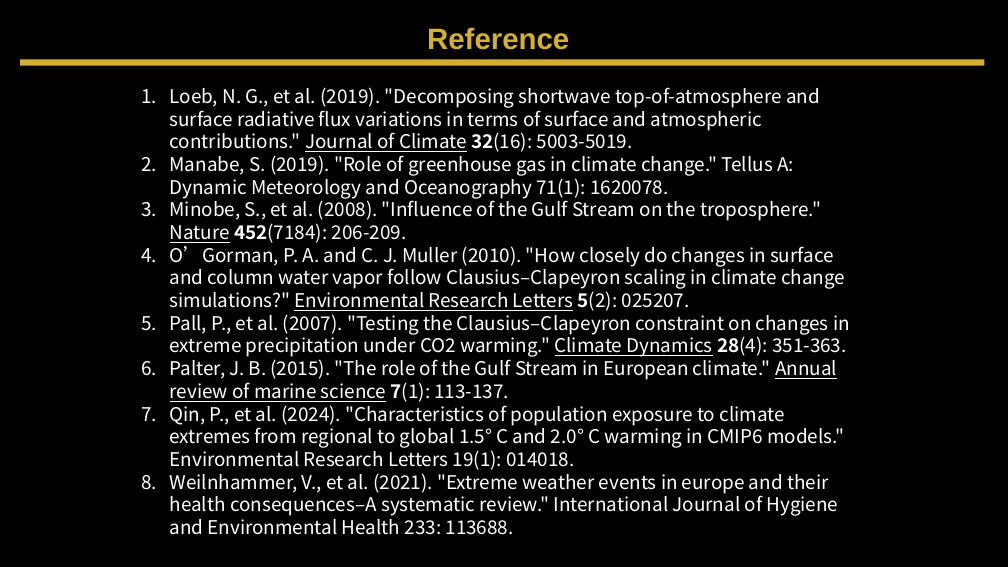
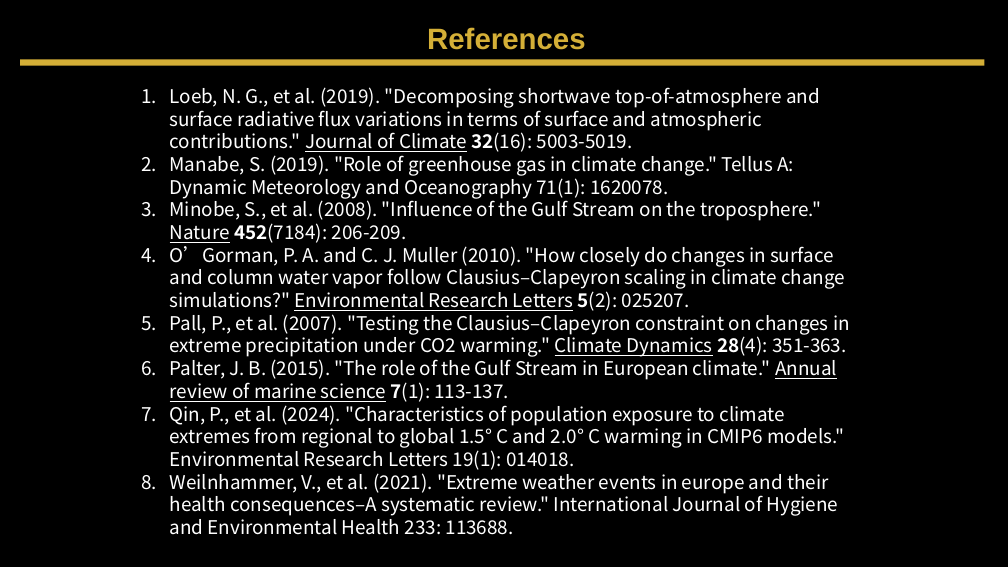
Before and after one commit to Ruiqi-Huang-7/EART60702-group-4-project-1, a slide deck: slide 12 of Project_1_final.pptx. Drawn at 1008x567 pixels with LibreOffice and Linux fonts; fonts in the diff are those of the drawing. Boxes give left, top, right and bottom in pixels: in the first picture for what was removed or moved away, otherwise in the second. Text is boxed around its words. In the diff, an @@ line names an element or a change of style, - is before the commit and + after.

```diff
--- a/Project_1_final.pptx
+++ b/Project_1_final.pptx
@@ text at <box>427,27,585,50</box>: text changed @@
-Reference
+References
```
Also in this commit, not shown: 7 other slides changed, 2 other files.
